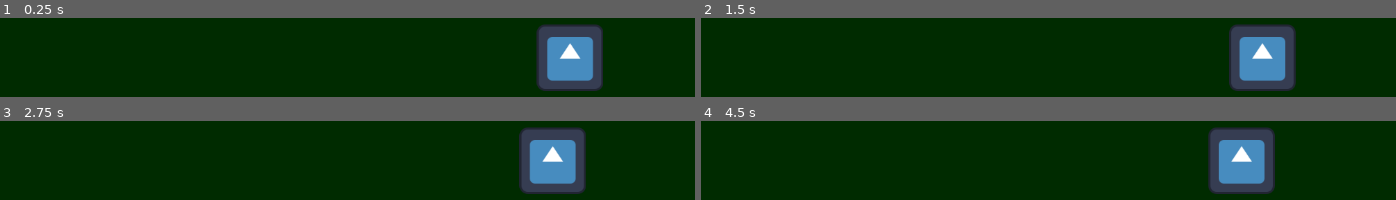
Above: before the commit, frames 1-4 (two rows, left to right).
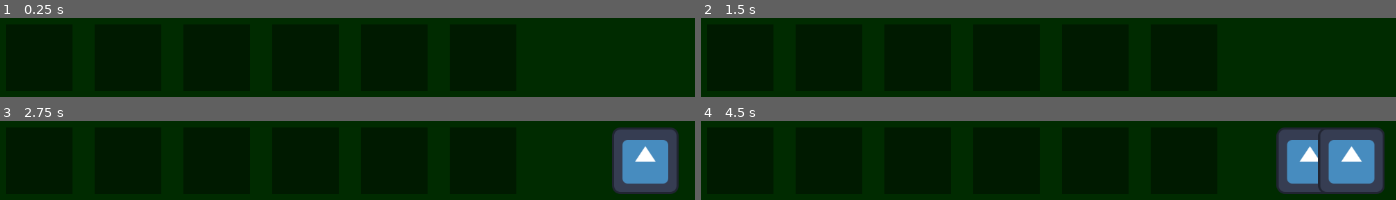
Above: after the commit, the same moments.

Repository: xSkribble/Plants-VS-Zombies-Recreation
Game: Godot game, scene res://scenes/game.tscn
Two runs of this game, one before a commit and one after it. Both use one fixed random seed, a clock stepped at 60 frames per second and the inputs below. The engine's default icon, where the game draws it, is replaced by a stand-in: a white triangle on a blue panel in a dark square.
Inputs:
- Up to frame 1 (0.25 s): no input
- Up to frame 2 (1.5 s): no input
- Up to frame 3 (2.75 s): no input
- Up to frame 4 (4.5 s): no input

The runs differ from the first frame. In frame 1, 8.0% of the frame differs, in the area x 77-87%, y 7-93%; in frame 2, 8.0%; in frame 3, 16%; in frame 4, 21%, in the area x 72-99%, y 7-93%.

Commit message:
add zombie spawner to the end of a lawn row

Diff:
--- a/project.godot
+++ b/project.godot
@@ -15,6 +15,10 @@
 config/features=PackedStringArray("4.3", "Mobile")
 config/icon="res://icon.svg"
 
+[global_group]
+
+droppable=""
+
 [layer_names]
 
 2d_physics/layer_1="Plants"
--- a/scenes/game.tscn
+++ b/scenes/game.tscn
@@ -1,6 +1,6 @@
 [gd_scene load_steps=3 format=3 uid="uid://dylae3urpoe2v"]
 
-[ext_resource type="PackedScene" uid="uid://b0cxytddb8aa2" path="res://scenes/zombie.tscn" id="1_gcuio"]
+[ext_resource type="PackedScene" uid="uid://dwwb2ce64xw61" path="res://scenes/lawn_row.tscn" id="1_00q52"]
 
 [sub_resource type="RectangleShape2D" id="RectangleShape2D_ld8pp"]
 size = Vector2(64, 648)
@@ -20,5 +20,7 @@
 position = Vector2(32, 324)
 shape = SubResource("RectangleShape2D_ld8pp")
 
-[node name="Zombie" parent="." instance=ExtResource("1_gcuio")]
-position = Vector2(960, 320)
+[node name="Lawn" type="Node2D" parent="."]
+
+[node name="LawnRow3" parent="Lawn" instance=ExtResource("1_00q52")]
+position = Vector2(192, 320)
--- /dev/null
+++ b/scenes/lawn_row.tscn
@@ -0,0 +1,28 @@
+[gd_scene load_steps=3 format=3 uid="uid://dwwb2ce64xw61"]
+
+[ext_resource type="PackedScene" uid="uid://86dl4muq4f2x" path="res://scenes/lawn_tile.tscn" id="1_w7bnp"]
+[ext_resource type="PackedScene" uid="uid://b08g57vnpmik8" path="res://scenes/zombie_spawner.tscn" id="2_w746y"]
+
+[node name="LawnRow" type="Node2D"]
+
+[node name="Tiles" type="Node2D" parent="."]
+
+[node name="LawnTile1" parent="Tiles" instance=ExtResource("1_w7bnp")]
+
+[node name="LawnTile2" parent="Tiles" instance=ExtResource("1_w7bnp")]
+position = Vector2(128, 0)
+
+[node name="LawnTile3" parent="Tiles" instance=ExtResource("1_w7bnp")]
+position = Vector2(256, 0)
+
+[node name="LawnTile4" parent="Tiles" instance=ExtResource("1_w7bnp")]
+position = Vector2(384, 0)
+
+[node name="LawnTile5" parent="Tiles" instance=ExtResource("1_w7bnp")]
+position = Vector2(512, 0)
+
+[node name="LawnTile6" parent="Tiles" instance=ExtResource("1_w7bnp")]
+position = Vector2(640, 0)
+
+[node name="ZombieSpawner" parent="." instance=ExtResource("2_w746y")]
+position = Vector2(896, 0)
--- /dev/null
+++ b/scenes/lawn_tile.tscn
@@ -0,0 +1,16 @@
+[gd_scene load_steps=2 format=3 uid="uid://86dl4muq4f2x"]
+
+[sub_resource type="RectangleShape2D" id="RectangleShape2D_clj4n"]
+size = Vector2(96, 96)
+
+[node name="LawnTile" type="StaticBody2D" groups=["droppable"]]
+
+[node name="ColorRect" type="ColorRect" parent="."]
+offset_left = -48.0
+offset_top = -48.0
+offset_right = 48.0
+offset_bottom = 48.0
+color = Color(0, 0, 0, 0.396078)
+
+[node name="CollisionShape2D" type="CollisionShape2D" parent="."]
+shape = SubResource("RectangleShape2D_clj4n")
--- /dev/null
+++ b/scenes/plant.tscn
@@ -0,0 +1,17 @@
+[gd_scene load_steps=3 format=3 uid="uid://drbmqc1oevbwl"]
+
+[ext_resource type="Texture2D" uid="uid://bthngtehwycvh" path="res://icon.svg" id="2_4nr2l"]
+
+[sub_resource type="CircleShape2D" id="CircleShape2D_jlbd4"]
+radius = 64.0
+
+[node name="Plant" type="StaticBody2D"]
+collision_mask = 2
+
+[node name="Sprite2D" type="Sprite2D" parent="."]
+self_modulate = Color(0, 0.557068, 0.023889, 1)
+scale = Vector2(0.75, 0.75)
+texture = ExtResource("2_4nr2l")
+
+[node name="CollisionShape2D" type="CollisionShape2D" parent="."]
+shape = SubResource("CircleShape2D_jlbd4")
--- a/scenes/zombie.tscn
+++ b/scenes/zombie.tscn
@@ -8,9 +8,10 @@
 
 [node name="Zombie" type="CharacterBody2D"]
 collision_layer = 2
-collision_mask = 4
+collision_mask = 5
 motion_mode = 1
 script = ExtResource("1_kuxqc")
+SPEED = 30.0
 
 [node name="Sprite2D" type="Sprite2D" parent="."]
 scale = Vector2(0.75, 0.75)
--- /dev/null
+++ b/scenes/zombie_spawner.tscn
@@ -0,0 +1,14 @@
+[gd_scene load_steps=3 format=3 uid="uid://b08g57vnpmik8"]
+
+[ext_resource type="Script" path="res://scripts/zombie_spawner.gd" id="1_od3uv"]
+[ext_resource type="PackedScene" uid="uid://b0cxytddb8aa2" path="res://scenes/zombie.tscn" id="2_vcooh"]
+
+[node name="ZombieSpawner" type="Node2D"]
+script = ExtResource("1_od3uv")
+zombie_scene = ExtResource("2_vcooh")
+
+[node name="Timer" type="Timer" parent="."]
+wait_time = 2.0
+autostart = true
+
+[connection signal="timeout" from="Timer" to="." method="_on_timer_timeout"]
--- /dev/null
+++ b/scripts/zombie_spawner.gd
@@ -0,0 +1,8 @@
+extends Node2D
+
+@export var zombie_scene: PackedScene
+
+# every 2 seconds, spawn a zombie
+func _on_timer_timeout():
+    var zombie = zombie_scene.instantiate()
+    add_child(zombie)
